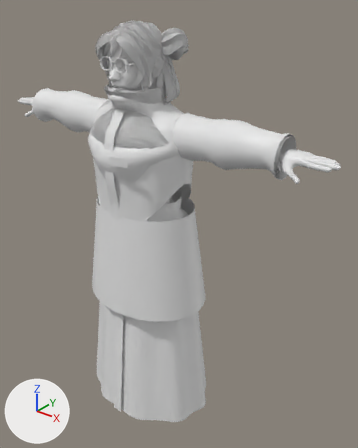
Before and after pictures for a commit that changed the glTF model public/models/avatar/avatar.glb.
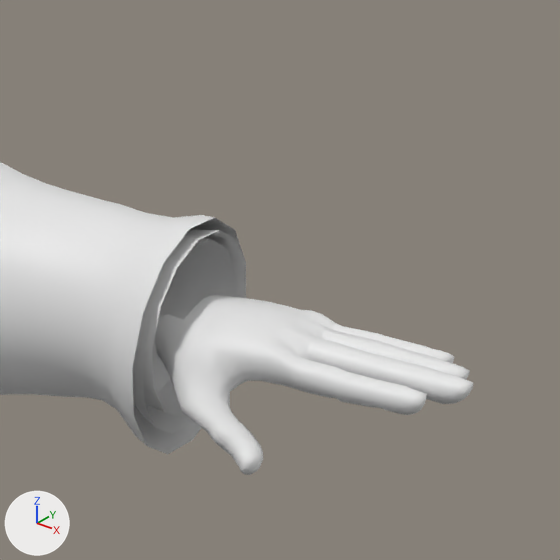
The first picture shows the older version from a 50 mm lens placed at (1.364, -1.43, 1.938), pointed at (0.095, 0.156, 0.955). The close-ups show the older and then the newer version on the part from 69% to 100% of the width and 20% to 45% of the height of that picture. Only the edits that show in the close-ups are written down. Every picture has the same lights, and +X, +Y and +Z are marked at lower left. Vertices at exactly the same position are counted once.

The scene before the commit, as lines of its bpy script (objects in view):
```python
me_cuffs = bpy.data.meshes.new('cuffs')
me_cuffs.from_pydata(...)  # 56 vertices, 56 faces; spans x -0.645..0.645, y -0.014..0.118, z 1.357..1.479
me_hands = bpy.data.meshes.new('hands')
me_hands.from_pydata(...)  # 1502 vertices, 2952 faces; spans x -0.83..0.83, y -0.02..0.1, z 1.35..1.44
me_upper_abaya = bpy.data.meshes.new('upper_abaya')
me_upper_abaya.from_pydata(...)  # 1542 vertices, 2996 faces; spans x -0.64..0.64, y -0.176..0.201, z 1.0..1.582
ob_cuffs = bpy.data.objects.new('cuffs', me_cuffs)
ob_cuffs.location = (0.0, 0.0, 0.0)
ob_hands = bpy.data.objects.new('hands', me_hands)
ob_hands.location = (0.0, 0.0, 0.0)
ob_upper_abaya = bpy.data.objects.new('upper_abaya', me_upper_abaya)
ob_upper_abaya.location = (0.0, 0.0, 0.0)
# also in view: 'upper' at (0.0, 0.024, 1.251)
```
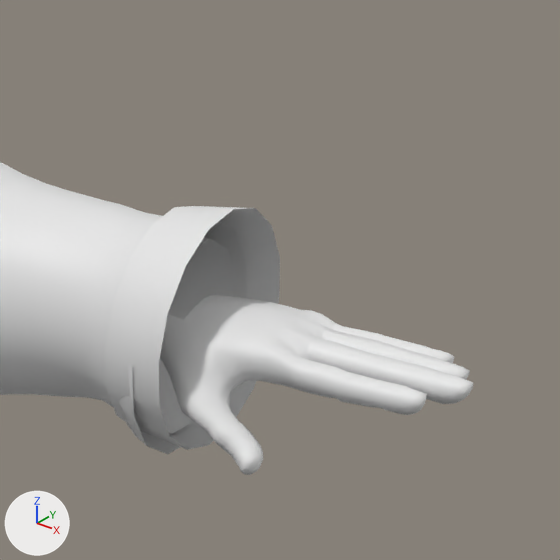
What the commit changed:
me_cuffs is used by ob_cuffs; location (0.0, 0.0, 0.0).
me_cuffs had 56 vertices, 56 faces and spanned x -0.645..0.645, y -0.014..0.118, z 1.357..1.479.
me_cuffs now has 64 vertices, 64 faces and spans x -0.66..0.66, y -0.033..0.137, z 1.337..1.499.
me_cuffs part 1: the loose piece of 28 vertices spanning x 0.595..0.645, y -0.014..0.118, z 1.357..1.479 is rebuilt with 32 vertices and now spans x 0.618..0.66, y -0.033..0.137, z 1.337..1.499.
Other edits to the shape of me_cuffs do not show in these pictures.

Pixel boxes (x1, y1, x2, y2) of what changed, in the close-ups (560 x 560 px):
'cuffs', reshaped
    before: (136, 230, 246, 419)
    after: (105, 206, 280, 450)
